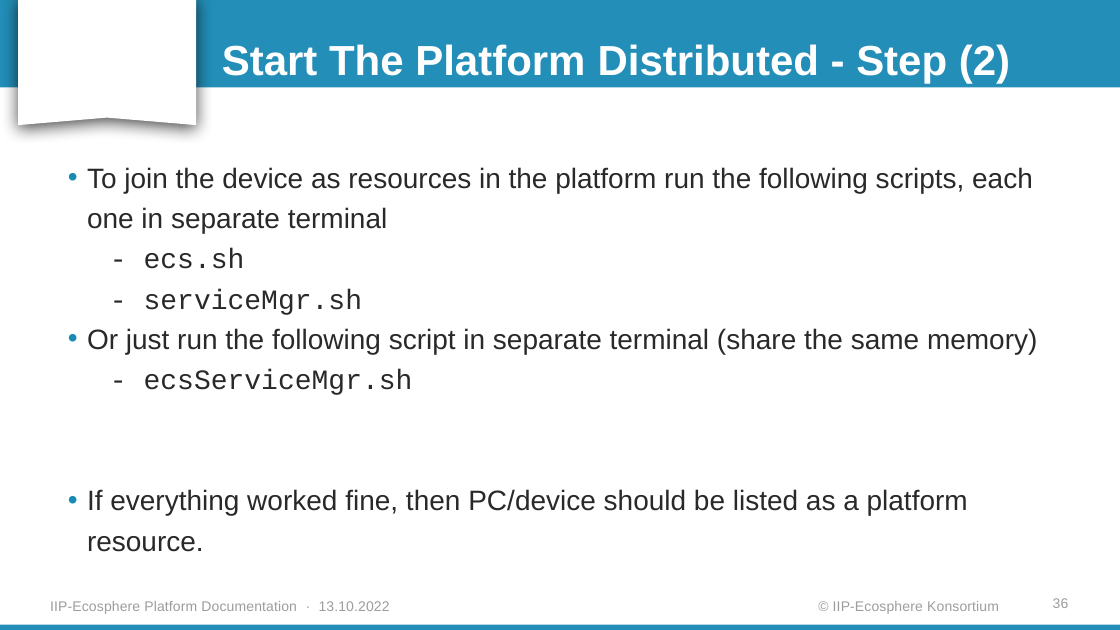
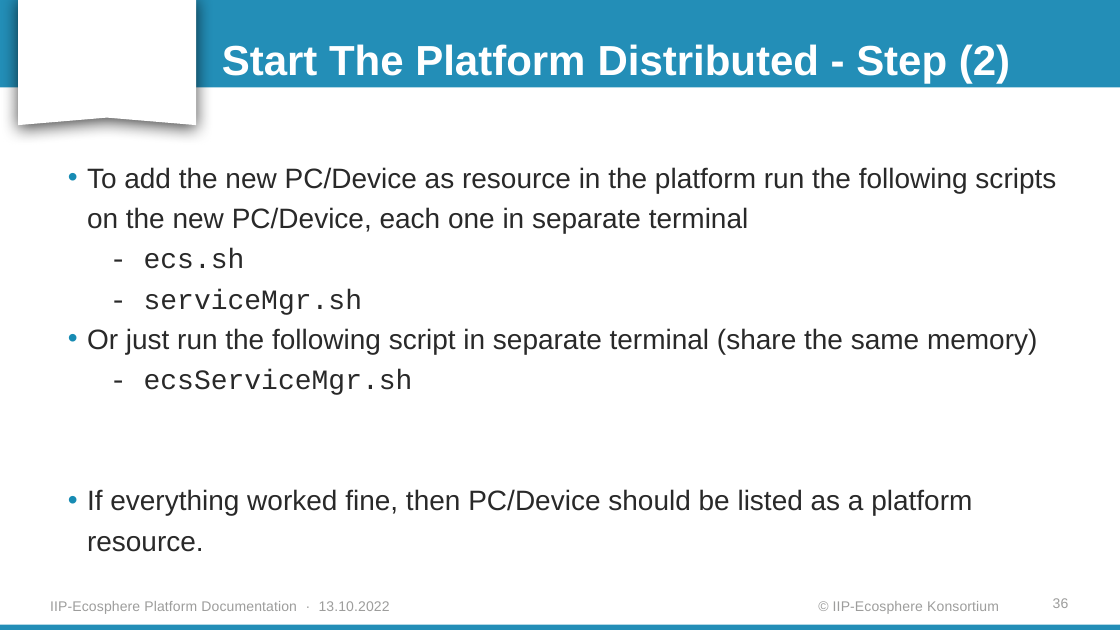
Before and after one commit to iip-ecosphere/platform, a slide deck: slide 36 of platform/documentation/Platform_Installation_Guide_for_Linux.pptx. Drawn at 1120x630 pixels with LibreOffice and Linux fonts; fonts in the diff are those of the drawing; background and template pictures are left out. Boxes give left, top, right and bottom in pixels: in the first picture for what was removed or moved away, otherwise in the second. Text is boxed around its words. In the diff, an @@ line names an element or a change of style, - is before the commit and + after.

```diff
--- a/platform/documentation/Platform_Installation_Guide_for_Linux.pptx
+++ b/platform/documentation/Platform_Installation_Guide_for_Linux.pptx
@@ text at bbox=[87, 167, 1056, 233]: text changed @@
-• To join the device as resources in the platform run the following scripts, each one in separate terminal
+• To add the new PC/Device as resource in the platform run the following scripts on the new PC/Device, each one in separate terminal
@@ text at bbox=[87, 489, 972, 552]: text changed @@
-• If everything worked fine, then PC/device should be listed as a platform resource.
+• If everything worked fine, then PC/Device should be listed as a platform resource.
```
Also in this commit, not shown: 3 other slides changed, 3 other files.
